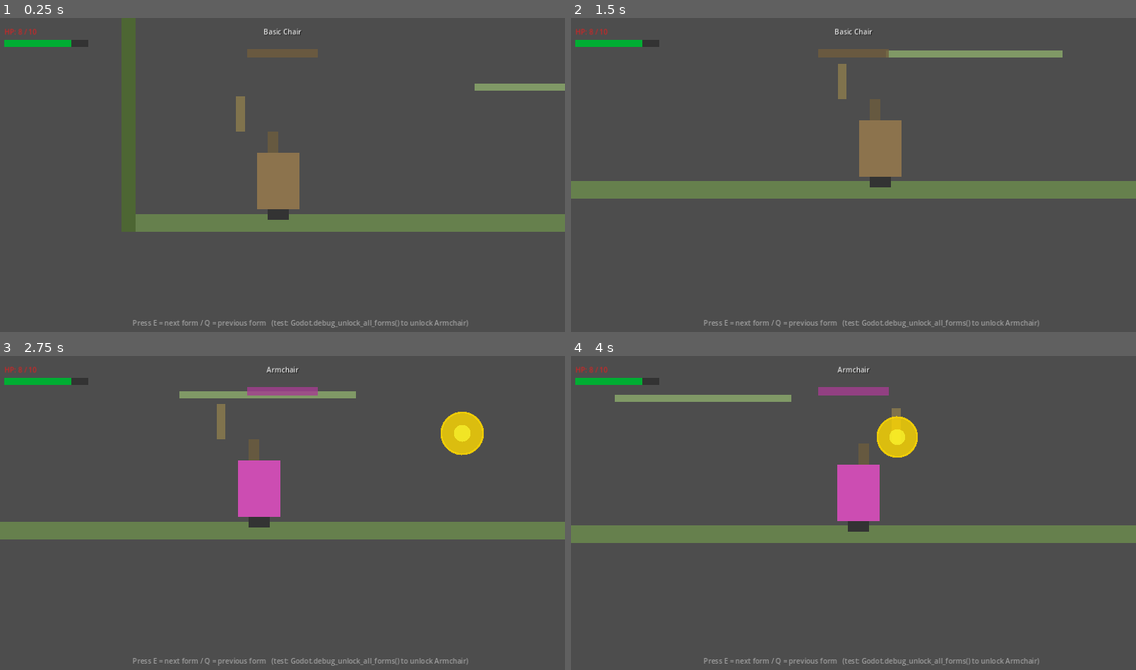
Above: before the commit, frames 1-4 (two rows, left to right).
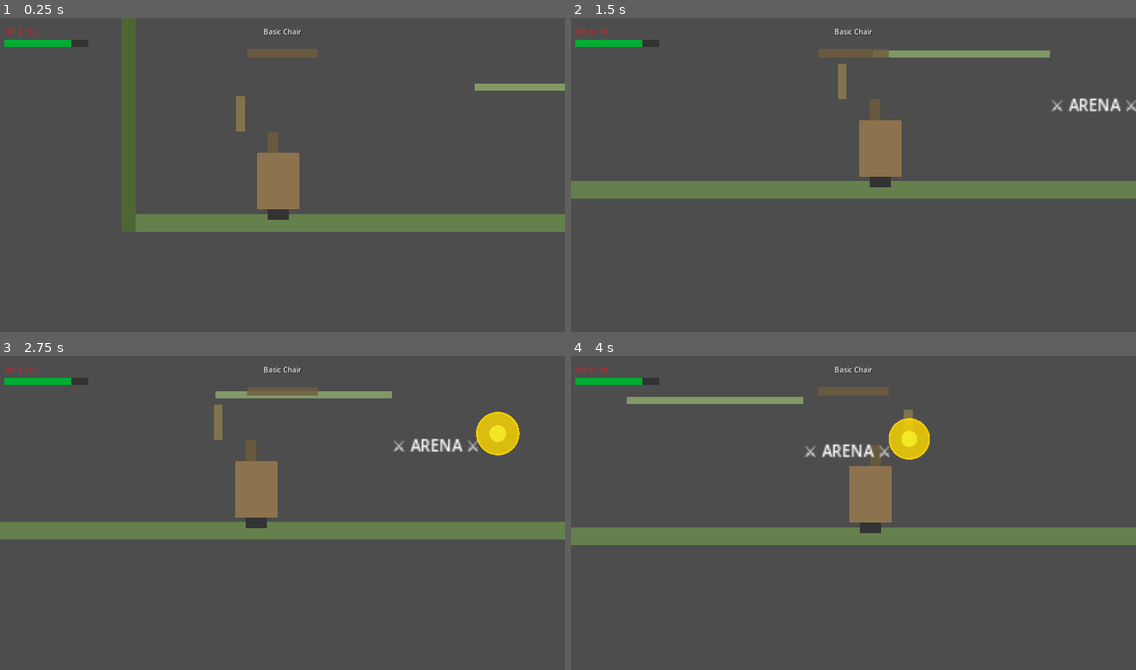
Above: after the commit, the same moments.

Repository: TsilenT/chairfighter
Game: Godot game, scene res://scenes/main/Main.tscn
The game is run twice, just before and just after one commit, with the same random seed, the same clock (stepped at 60 frames per second) and the same inputs.
Inputs:
- Up to frame 1 (0.25 s): no input
- Up to frame 2 (1.5 s): tap E (transform_next) at 0.5, 1.25 s; hold Space (jump) 0.53-1.28 s; hold D (move_right) from 0.53 s (still down); tap J (attack) at 1.35 s
- Up to frame 3 (2.75 s): tap Space (jump) at 1.52, 1.55, 1.82, 2.3 s; tap E (transform_next) at 2 s; release D (move_right) at 2.03 s; hold A (move_left) from 2.03 s (still down); hold K (special) from 2.03 s (still down)
- Up to frame 4 (4 s): tap E (transform_next) at 2.75, 2.85, 3.5 s; release A (move_left) at 2.78 s; release K (special) at 2.78 s; hold D (move_right) from 2.78 s (still down); tap Space (jump) at 3.02, 3.05, 3.32 s; hold Space (jump) from 3.53 s (still down); tap Q (transform_prev) at 3.6 s

The runs differ from the first frame. In frame 1, 0.5% of the frame differs, in the area x 23-83%, y 96-99%; in frame 2, 0.8%; in frame 3, 4.6%; in frame 4, 5.9%, in the area x 0-100%, y 3-99%.

Commit message:
feat: add hud and respawn polish

Diff:
--- a/project.godot
+++ b/project.godot
@@ -61,6 +61,10 @@
 "deadzone": 0.5,
 "events": [Object(InputEventKey,"physical_keycode":16777217), Object(InputEventJoypadButton,"button_index":6)]
 }
+restart={
+"deadzone": 0.5,
+"events": [Object(InputEventKey,"physical_keycode":82), Object(InputEventJoypadButton,"button_index":5)]
+}
 
 [rendering]
 
--- a/scenes/enemies/DummyEnemy.tscn
+++ b/scenes/enemies/DummyEnemy.tscn
@@ -16,7 +16,7 @@
 position = Vector2(0.0, 0.0)
 script = ExtResource("2dummy")
 
-[node name="Visual" type="ColorRect" uid="uid://de_vis"]
+[node name="Visual" type="ColorRect" parent="." uid="uid://de_vis"]
 size = Vector2(40.0, 56.0)
 offset_left = -20.0
 offset_top = -56.0
@@ -29,14 +29,14 @@
 text = "DUMMY"
 font_size = 8
 
-[node name="Health" type="Node" uid="uid://de_hp"]
-script = ExtResource("3")
+[node name="Health" type="Node" parent="." uid="uid://de_hp"]
+script = ExtResource("3health")
 
-[node name="Hurtbox" type="Area2D" uid="uid://de_hb"]
+[node name="Hurtbox" type="Area2D" parent="." uid="uid://de_hb"]
 position = Vector2(0.0, -28.0)
 monitoring = true
 collision_layer = 8
-script = ExtResource("4")
+script = ExtResource("4hurtbox")
 
 [node name="HurtboxCol" type="CollisionShape2D" parent="Hurtbox" uid="uid://de_hb_col"]
 shape = SubResource("1")
--- a/scenes/levels/TestLevel.tscn
+++ b/scenes/levels/TestLevel.tscn
@@ -1,10 +1,12 @@
-[gd_scene load_steps=12 format=3 uid="uid://testlevel_v1"]
+[gd_scene load_steps=17 format=3 uid="uid://testlevel_v1"]
 
 [ext_resource type="PackedScene" path="res://scenes/player/Player.tscn" id="1ply"]
 [ext_resource type="PackedScene" path="res://scenes/ui/HUD.tscn" id="2hud"]
 [ext_resource type="PackedScene" path="res://scenes/enemies/DummyEnemy.tscn" id="3dum"]
 [ext_resource type="PackedScene" path="res://scenes/world/GrapplePoint.tscn" id="4gp"]
 [ext_resource type="PackedScene" path="res://scenes/world/AbilityGate.tscn" id="5agg"]
+[ext_resource type="PackedScene" path="res://scenes/bosses/ReclinerBaron.tscn" id="6baron"]
+
 
 [sub_resource type="RectangleShape2D" id="2" uid="uid://ground_col"]
 size = Vector2(1400, 24)
@@ -220,7 +222,7 @@
 
 [node name="LabelDest" type="Label" parent="Visuals/RouteVisuals" uid="uid://label_dest"]
 position = Vector2(1120, 248)
-text = "PLATFORM 3"
+text = "ARMCHAIR ROUTE"
 horizontal_alignment = 1
 font_size = 12
 font_color = Color(0.5, 1, 0.5, 0.9)
@@ -241,7 +243,7 @@
 
 [node name="Info" type="Label" parent="." uid="uid://info"]
 position = Vector2(440, 32)
-text = "Test Level: Try jumping between platforms. Reach Platform3 with Armchair grapple."
+text = "Test Level: Defeat ReclinerBaron, then use Armchair grapple to reach Platform3."
 horizontal_alignment = 1
 font_size = 14
 
@@ -266,3 +268,17 @@
 position = Vector2(1000, 320)
 
 [node name="DummyEnemy" parent="DummyContainer" uid="uid://dummy_instance" instance=ExtResource("3dum")]
+
+[node name="BossContainer" type="Node2D" uid="uid://boss_container" parent="."]
+position = Vector2(600, 620)
+scale = Vector2(1.1, 1.1)
+
+[node name="ReclinerBaron" parent="BossContainer" uid="uid://baron_instance" instance=ExtResource("6baron")]
+position = Vector2(0.0, 0.0)
+
+[node name="BossLabel" type="Label" parent="BossContainer" uid="uid://boss_label"]
+position = Vector2(0.0, -90.0)
+text = "⚔ ARENA ⚔"
+horizontal_alignment = 1
+font_size = 12
+font_color = Color(0.8, 0.6, 0.9, 1)
--- a/scenes/ui/HUD.tscn
+++ b/scenes/ui/HUD.tscn
@@ -5,6 +5,7 @@
 [node name="HUD" type="CanvasLayer" uid="uid://hud_root"]
 script = ExtResource("1hud")
 
+; Form display — right side of screen
 [node name="FormLabel" type="Label" uid="uid://hud_label" parent="."]
 offset_left = 540.0
 offset_top = 20.0
@@ -49,12 +50,41 @@
 offset_bottom = 66.0
 color = Color(0.2, 0.8, 0.4, 1)
 
+; Unlock hint — bottom center (shown when a form is unlocked)
 [node name="UnlockHint" type="Label" uid="uid://unlock_hint" parent="."]
 offset_left = 300.0
 offset_top = 680.0
 offset_right = 980.0
 offset_bottom = 710.0
-text = "Press E = next form / Q = previous form   (test: Godot.debug_unlock_all_forms() to unlock Armchair)"
-horizontal_alignment = 1
+text = ""
+visible = false
 font_size = 14
 theme_override_colors/font_color = Color(0.7, 0.7, 0.7, 0.8)
+
+; Death overlay — covers screen when player is dead (CanvasLayer child, not child of another scene node)
+[node name="DeathOverlay" type="ColorRect" uid="uid://hud_death_overlay" parent="."]
+anchor_left = 0.0
+anchor_top = 0.0
+anchor_right = 1.0
+anchor_bottom = 1.0
+offset_left = 0.0
+offset_top = 0.0
+offset_right = 0.0
+offset_bottom = 0.0
+color = Color(0, 0, 0, 0.6)
+visible = false
+
+[node name="DeathText" type="Label" uid="uid://hud_death_text" parent="."]
+anchor_left = 0.5
+anchor_top = 0.5
+anchor_right = 0.5
+anchor_bottom = 0.5
+offset_left = -160.0
+offset_top = -20.0
+offset_right = 160.0
+offset_bottom = 40.0
+text = "Press R to restart"
+visible = false
+horizontal_alignment = 1
+font_size = 24
+theme_override_colors/font_color = Color(1, 0.6, 0.6, 1)
--- a/scripts/player/Player.gd
+++ b/scripts/player/Player.gd
@@ -26,6 +26,13 @@
 
 extends CharacterBody2D
 
+const ChairFormType = preload("res://scripts/player/ChairForm.gd")
+const ArmchairFormType = preload("res://scripts/player/forms/ArmchairForm.gd")
+const GrapplePointType = preload("res://scripts/world/GrapplePoint.gd")
+const HealthType = preload("res://scripts/components/Health.gd")
+const HitboxType = preload("res://scripts/components/Hitbox.gd")
+const HurtboxType = preload("res://scripts/components/Hurtbox.gd")
+
 ## ────────
 #  Movement tuning — overwritten by active form at switch time.
 ## ────────
@@ -80,7 +87,8 @@
 
 ## Grapple state machine.
 var _is_grappling: bool = false
-var _grapple_target: GrapplePoint = null  # the point we're attached to
+## Grapple point we're currently attached to (Object to avoid parse-time type resolution).
+var _grapple_target: Object = null  # the point we're attached to
 var _grapple_active: bool = false         # true while special is held & valid
 
 ## Direction the player is facing (-1 left, 1 right).
@@ -95,6 +103,15 @@
 var _ground_vel_zeroed: bool = false
 var _form_change_cooldown: float = 0.0
 
+## Saved spawn position for respawn.
+var _spawn_position: Vector2 = Vector2.ZERO
+
+## Whether the player is currently dead and waiting for restart input.
+var _is_dead: bool = false
+
+## Signal emitted when the player dies.
+signal player_died
+
 ## Component references.
 var _health: Health
 var _hitbox: Hitbox
@@ -108,6 +125,8 @@
 @onready var _chair_body: ColorRect = $ChairBody
 @onready var _grapple_rope: Line2D = $GrappleRope
 
+## Visual overlay shown when dead.
+var _death_overlay: ColorRect = null
 
 # ────────
 #  Public API
@@ -135,6 +154,15 @@
 
 func _ready() -> void:
 	add_to_group("player")
+	_spawn_position = position
+	# Connect to restart signal from GameState.
+	GameState.game_restart.connect(func() -> void:
+		if not _is_dead:
+			print("[Player] Restart called but player is alive — ignoring.")
+			return
+		print("[Player] Game restart received. Respawning.")
+		respawn()
+	)
 
 	# Set up camera.
 	_camera = find_child("Camera2D") as Camera2D
@@ -221,11 +249,7 @@
 	_health.health_changed.connect(func(current: float, max_hp: float) -> void:
 		GameState.update_player_health(current, max_hp)
 	)
-	_health.died.connect(func() -> void:
-		print("[Player] Player died!")
-		_has_taken_damage = true
-		_chair_body.color = Color(0.3, 0.0, 0.0, 0.5)
-	)
+	_health.died.connect(_on_player_died)
 	add_child(_health)
 
 
@@ -235,6 +259,35 @@
 	var dmg = hitbox.damage
 	var kb = -hitbox.hit_direction.normalized()
 	_health.take_damage(dmg, kb)
+
+
+# ────────
+#  Death & respawn
+# ────────
+
+func _on_player_died() -> void:
+	print("[Player] Player died!")
+	_has_taken_damage = true
+	_chair_body.color = Color(0.3, 0.0, 0.0, 0.5)
+	_is_dead = true
+	velocity = Vector2.ZERO
+	player_died.emit()
+
+
+func respawn() -> void:
+	"""Respawn player: fully restore health and reset position."""
+	print("[Player] Player respawning!")
+	_has_taken_damage = false
+	_is_dead = false
+	_chair_body.color = Color(0.6, 0.5, 0.3, 1)
+	position = _spawn_position
+	velocity = Vector2.ZERO
+	if _health:
+		_health.max_health = max_health
+		_health.current_hp = max_health
+		_health.health_changed.emit(max_health, max_health)
+	if GameState.get_current_form_def():
+		GameState.update_player_health(max_health, max_health)
 
 
 # ────────
@@ -413,6 +466,15 @@
 func _physics_process(delta: float) -> void:
 	delta = min(delta, 1.0 / 30.0)
 
+	# ────────
+	#  Death overlay & restart input
+	# ────────
+	_handle_death_overlay()
+	if _is_dead and Input.is_action_just_pressed("restart"):
+		print("[Player] Restart input detected — requesting game restart.")
+		GameState.restart_game()
+		return
+
 	# Timers.
 	_handle_coyote(delta)
 	_handle_jump_buffer(delta)
@@ -552,3 +614,22 @@
 	if _health and _health.knockback_force != Vector2.ZERO:
 		velocity.x = _health.knockback_force.x
 		_health.knockback_force = Vector2.ZERO
+
+
+# ────────
+#  Death overlay
+# ────────
+
+func _handle_death_overlay() -> void:
+	# Toggle the HUD death overlay based on the player's death state.
+	if get_tree() == null:
+		return
+	var hud := get_tree().get_first_node_in_group("hud")
+	if not hud or not hud is CanvasLayer:
+		return
+	var overlay := hud.get_node_or_null("DeathOverlay")
+	var text := hud.get_node_or_null("DeathText")
+	if overlay:
+		overlay.visible = _is_dead
+	if text:
+		text.visible = _is_dead
--- a/scripts/state/GameState.gd
+++ b/scripts/state/GameState.gd
@@ -1,4 +1,12 @@
 extends Node
+
+const ChairFormClass = preload("res://scripts/player/ChairForm.gd")
+const ArmchairFormClass = preload("res://scripts/player/forms/ArmchairForm.gd")
+const BasicChairFormClass = preload("res://scripts/player/forms/BasicChairForm.gd")
+const HealthClass = preload("res://scripts/components/Health.gd")
+const HitboxClass = preload("res://scripts/components/Hitbox.gd")
+const HurtboxClass = preload("res://scripts/components/Hurtbox.gd")
+const GrapplePointClass = preload("res://scripts/world/GrapplePoint.gd")
 
 ## GameState — autoload singleton tracking player progress.
 ##
@@ -15,6 +23,9 @@
 # Signal emitted when player health changes (for HUD updates).
 signal player_health_changed(current: float, max_hp: float)
 
+# Signal emitted when the game is restarted (respawn).
+signal game_restart
+
 # Current checkpoint position in the test level.
 var current_checkpoint := Vector2.ZERO
 
@@ -42,7 +53,6 @@
 
 func _ready() -> void:
 	unlocked_forms["BasicChair"] = true
-	unlocked_forms["Armchair"] = true
 	current_form = "BasicChair"
 	player_current_health = 10.0
 	player_max_health = 10.0
@@ -80,13 +90,13 @@
 		push_warning("[GameState] Could not load form from: %s" % path)
 		return
 
-	var instance: ChairForm = script.new()
+	var instance: Object = script.new()
 	if instance == null:
 		push_warning("[GameState] Could not instantiate form from: %s" % path)
 		return
 
-	form_registry[instance.form_name] = instance
-	form_order.append(instance.form_name)
+	form_registry[instance.get("form_name")] = instance
+	form_order.append(str(instance.get("form_name")))
 
 
 # ─────────────────────────────
@@ -95,12 +105,12 @@
 
 ## Unlock a new chair form by name and return the form definition.
 ## Returns null if the form is already unlocked or doesn't exist.
-func unlock_form(form_name: String) -> ChairForm:
+func unlock_form(form_name: String) -> Object:
 	if form_name in unlocked_forms:
 		push_warning("[GameState] Form %s already unlocked." % form_name)
 		return null
 
-	var form_def := form_registry.get(form_name)
+	var form_def: Object = form_registry.get(form_name)
 	if form_def == null:
 		push_warning("[GameState] Cannot unlock unknown form: %s" % form_name)
 		return null
@@ -119,7 +129,7 @@
 		push_warning("[GameState] Form %s not unlocked." % form_name)
 		return false
 
-	var form_def := form_registry.get(form_name)
+	var form_def: Object = form_registry.get(form_name)
 	if form_def == null:
 		push_warning("[GameState] Cannot set unknown form: %s" % form_name)
 		return false
@@ -130,8 +140,9 @@
 
 
 ## Get the current form definition (for reading movement properties).
-func get_current_form_def() -> ChairForm:
-	return form_registry.get(current_form)
+func get_current_form_def() -> Object:
+	var result: Object = form_registry.get(current_form)
+	return result
 
 
 ## Get whether a form is unlocked.
@@ -200,3 +211,20 @@
 	var pos := current_checkpoint
 	print("[GameState] Respawning at checkpoint: %s" % str(pos))
 	return pos
+
+
+# ─────────────────────────────
+#  Game restart / respawn
+# ─────────────────────────────
+
+## Full game restart: reset checkpoint, restore BasicChair, health to max.
+func restart_game() -> void:
+	current_checkpoint = Vector2.ZERO
+	current_form = "BasicChair"
+	unlocked_forms.clear()
+	unlocked_forms["BasicChair"] = true
+	player_current_health = player_max_health
+	player_health_changed.emit(player_current_health, player_max_health)
+	reset_checkpoint()
+	game_restart.emit()
+	print("[GameState] Game restarted. Forms: %s" % str(unlocked_forms))
--- a/scripts/ui/HUD.gd
+++ b/scripts/ui/HUD.gd
@@ -2,6 +2,7 @@
 ##
 ## Reads the active form from GameState and updates a label and color box.
 ## Also displays player health via the GameState signal.
+## Connects to Player's player_died signal to show death overlay.
 
 extends CanvasLayer
 
@@ -10,6 +11,9 @@
 @onready var health_label := $HealthLabel as Label
 @onready var health_bar_bg := $HealthBarBG as ColorRect
 @onready var health_bar_fill := $HealthBarFill as ColorRect
+@onready var unlock_hint := $UnlockHint as Label
+@onready var death_overlay := $DeathOverlay as ColorRect
+@onready var death_text := $DeathText as Label
 
 
 func _ready() -> void:
@@ -18,7 +22,8 @@
 		_update_display(form_def.form_name, form_def.body_color, form_def.label_text)
 
 	GameState.form_unlocked.connect(_on_form_unlocked)
-	GameState.player_health_changed.connect(_on_player_health_changed)
+	GameState.player_died.connect(_on_player_died)
+	GameState.game_restart.connect(_on_game_restart)
 
 
 func _process(_delta: float) -> void:
@@ -41,7 +46,7 @@
 			]
 
 
-func _on_player_health_changed(current, max_hp) -> void:
+func _on_player_health_changed(current: float, max_hp: float) -> void:
 	# Health bar width is updated in _process() which runs every frame
 	pass
 
@@ -54,12 +59,26 @@
 
 
 func _on_form_unlocked(form_name: String) -> void:
-	var form_def : ChairForm = GameState.get_current_form_def()
-	if form_def:
-		_update_display(form_def.form_name, form_def.body_color, form_def.label_text)
-	else:
-		if form_label:
-			form_label.text = "%s unlocked!" % form_name
+	if unlock_hint:
+		unlock_hint.text = form_name + " unlocked!"
+		unlock_hint.visible = true
+
+
+func _on_player_died() -> void:
+	if death_overlay:
+		death_overlay.visible = true
+	if death_text:
+		death_text.visible = true
+
+
+func _on_game_restart() -> void:
+	if death_overlay:
+		death_overlay.visible = false
+	if death_text:
+		death_text.visible = false
+	if unlock_hint:
+		unlock_hint.visible = false
+		unlock_hint.text = ""
 
 
 func _green_color(pct: float) -> Color:
Not shown, changed: .gitignore
